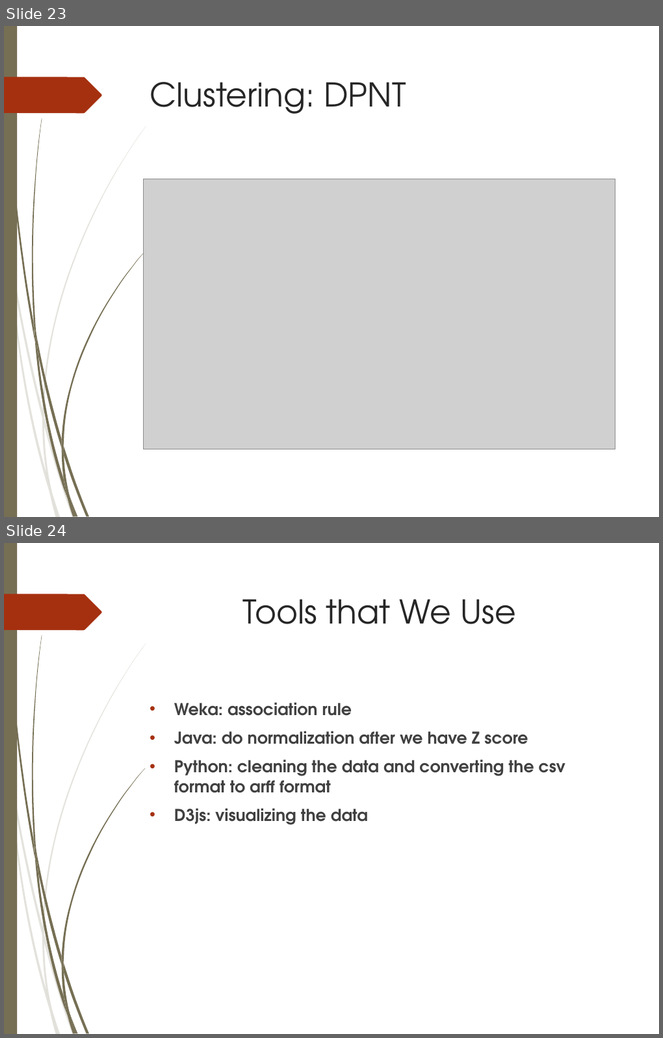
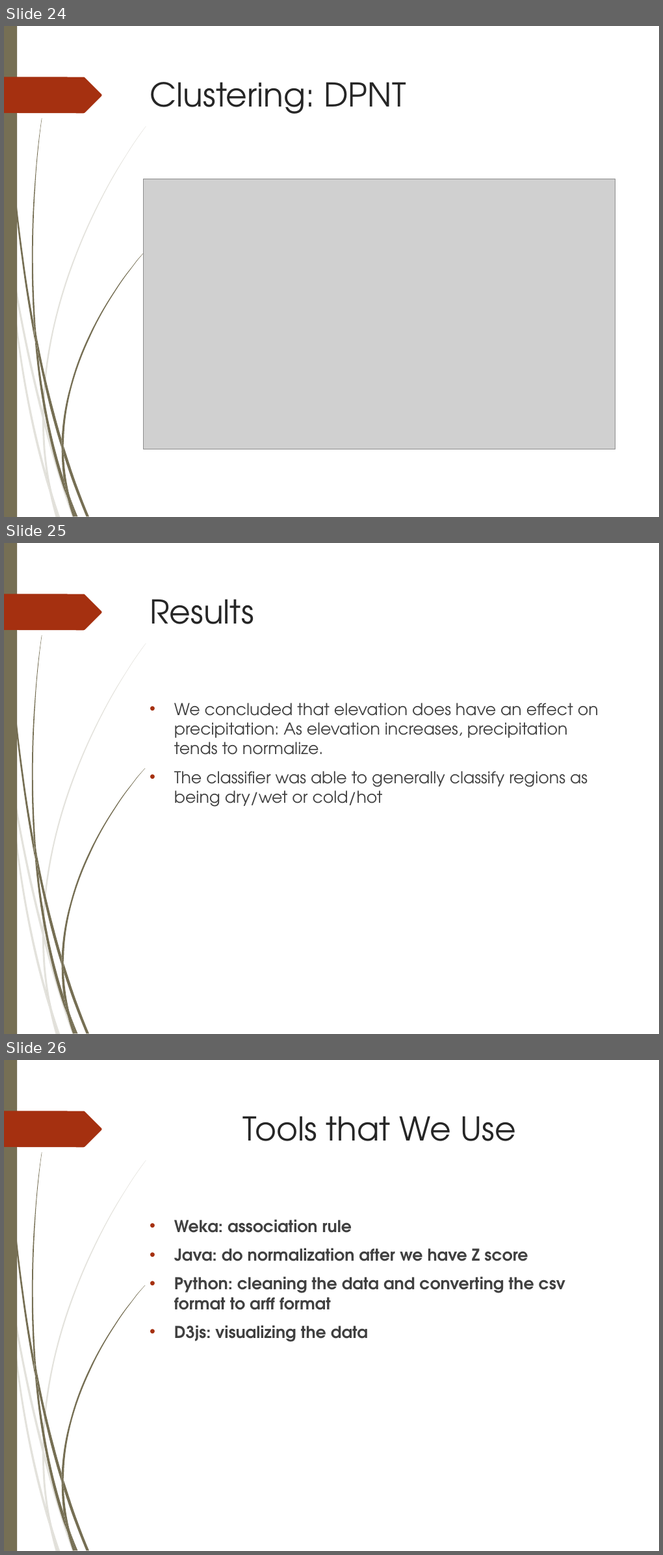
Before and after one commit to Iron-Ham/CPS585, a slide deck: cps585-weather analysis.ppt. Shown one above the other, each under a label of ours: slides 23 and 24 before the commit, slides 24, 25 and 26 after it. The pictures are 663x1038 and 663x1555 pixels, drawn with LibreOffice and Linux fonts; fonts in the diff are those of the drawing; grey boxes stand for pictures; background and template pictures are left out. Boxes give left, top, right and bottom in pixels: in the first picture for what was removed or moved away, otherwise in the second. Text is boxed around its words. In the diff, an @@ line names an element or a change of style, - is before the commit and + after.

```diff
--- a/cps585-weather analysis.ppt
+++ b/cps585-weather analysis.ppt
@@ slide 25 added at (4, 543, 659, 1034), background picture (left out); not listed: 24 template elements that a slide beside it also shows @@
@@ title added at (150, 599, 254, 624), 36 pt, text #262626 @@
+Results
@@ text added at (174, 703, 599, 807), 18 pt, text #404040 @@
+• We concluded that elevation does have an effect on precipitation: As elevation increases, precipitation tends to normalize.
+• The classifier was able to generally classify regions as being dry/wet or cold/hot
@@ what was slide 23 is now slide 24 @@
@@ what was slide 24 is now slide 26 @@
```
Also in this commit, not shown: 3 slides changed, 1 other slide added.
